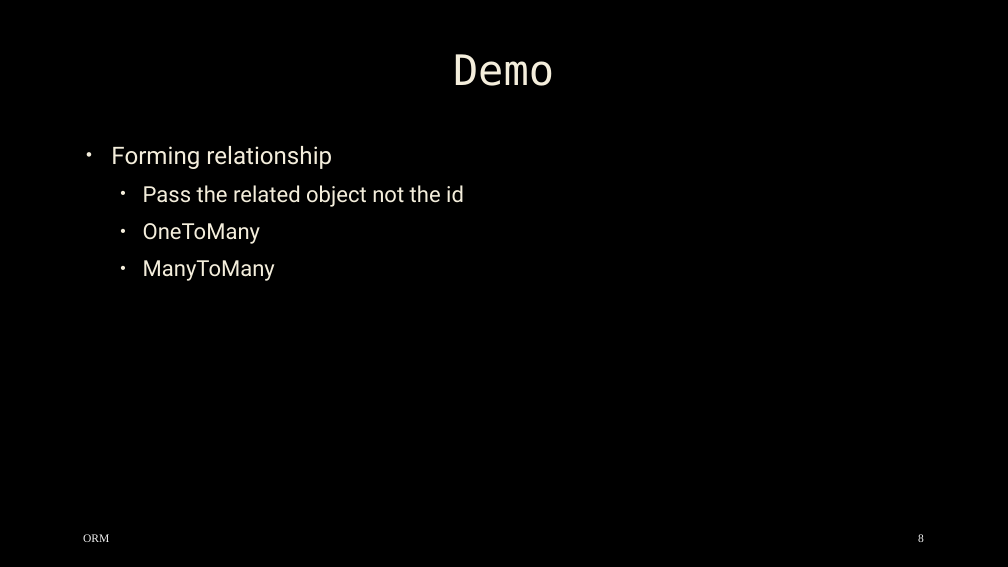
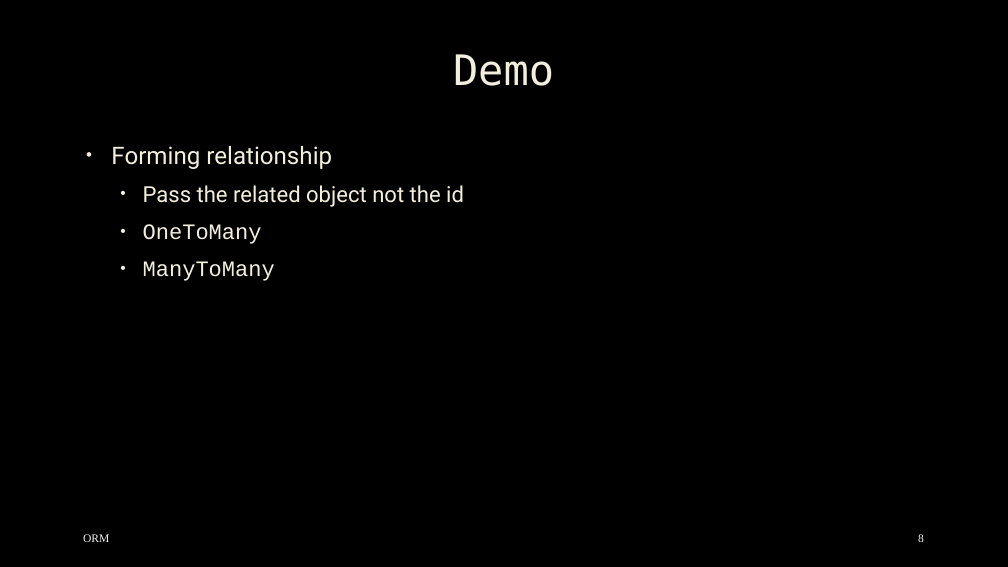
Before and after one commit to mostafa8026/nestjs-course, a slide deck: slide 8 of orm/orm-02.pptx. Drawn at 1008x567 pixels with LibreOffice and Linux fonts; fonts in the diff are those of the drawing; background and template pictures are left out. Boxes give left, top, right and bottom in pixels: in the first picture for what was removed or moved away, otherwise in the second. Text is boxed around its words. In the diff, an @@ line names an element or a change of style, - is before the commit and + after.

```diff
--- a/orm/orm-02.pptx
+++ b/orm/orm-02.pptx
@@ text at (143,224,275,281): font Roboto to Courier New in "OneToMany", "ManyToMany" @@
```
Also in this commit, not shown: 2 other slides changed, 13 other files.
